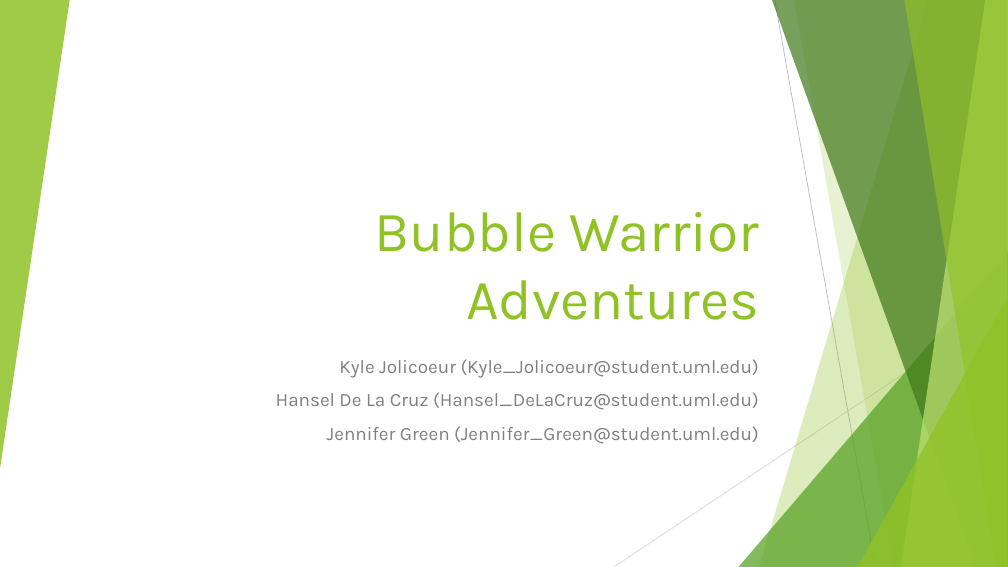
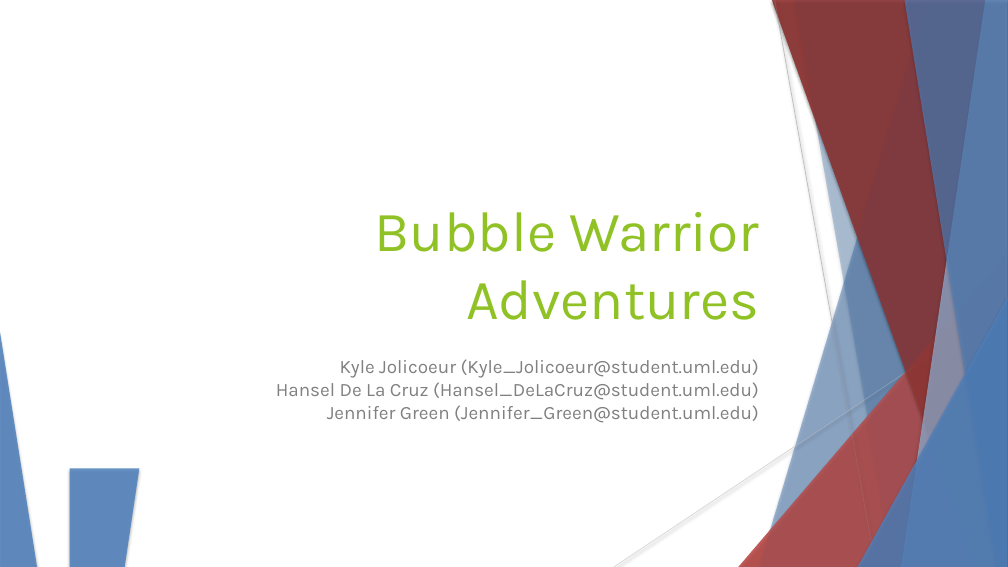
Before and after one commit to hanselrd/bubble-warrior-adventures, a slide deck: slide 1 of docs/presentation.pptx. Drawn at 1008x567 pixels with LibreOffice and Linux fonts; fonts in the diff are those of the drawing. Boxes give left, top, right and bottom in pixels: in the first picture for what was removed or moved away, otherwise in the second. Text is boxed around its words. In the diff, an @@ line names an element or a change of style, - is before the commit and + after.

```diff
--- a/docs/presentation.pptx
+++ b/docs/presentation.pptx
@@ triangle removed at bbox=[0, 0, 70, 469] @@
@@ freeform shape at bbox=[759, 0, 1008, 567]: fill #90C226 at 30% opacity to #4F81BD at 30% opacity; shadow on @@
@@ freeform shape added at bbox=[759, 0, 1008, 567], fill #4F81BD at 30% opacity @@
@@ freeform shape at bbox=[772, 0, 1008, 567]: fill #3F7819 at 70% opacity to #953735 at 70% opacity; shadow on @@
@@ freeform shape added at bbox=[772, 0, 1008, 567], fill #953735 at 70% opacity @@
@@ line (775, 0) - (876, 567): stroke #BFBFBF 0.75 pt to #BFBFBF 0.74 pt @@
@@ freeform shape at bbox=[794, 0, 1008, 567]: fill #90C226 at 20% opacity to #4F81BD at 20% opacity; shadow on; outline redrawn @@
@@ freeform shape added at bbox=[794, 0, 1008, 567], fill #4F81BD at 20% opacity @@
@@ freeform shape at bbox=[901, 0, 1008, 567]: fill #C0E474 at 70% opacity to #95B3D7 at 70% opacity; shadow on @@
@@ freeform shape added at bbox=[901, 0, 1008, 567], fill #95B3D7 at 70% opacity @@
@@ freeform shape at bbox=[904, 0, 1008, 567]: fill #90C226 at 65% opacity to #4F81BD at 65% opacity; shadow on @@
@@ freeform shape added at bbox=[904, 0, 1008, 567], fill #4F81BD at 65% opacity @@
@@ triangle at bbox=[739, 252, 1008, 567]: fill #54A021 at 72% opacity to #C0504D at 72% opacity; shadow on @@
@@ triangle added at bbox=[739, 252, 1008, 567], fill #C0504D at 72% opacity @@
@@ triangle at bbox=[858, 297, 1008, 567]: fill #90C226 at 80% opacity to #4F81BD at 80% opacity; shadow on @@
@@ triangle added at bbox=[858, 297, 1008, 567], fill #4F81BD at 80% opacity @@
@@ line (1008, 305) - (614, 567): stroke #D9D9D9 0.75 pt to #D9D9D9 0.74 pt @@
@@ triangle added at bbox=[0, 332, 37, 567], fill #4F81BD at 85% opacity @@
@@ text "Kyle Jolicoeur (Kyle_Jolicoeur@student.uml.edu)" at bbox=[276, 359, 759, 423]: less space between paragraphs @@
@@ triangle added at bbox=[70, 469, 139, 567], fill #4F81BD at 85% opacity @@
```
Also in this commit, not shown: 5 other slides changed, 1 slide added, 1 slide removed.
